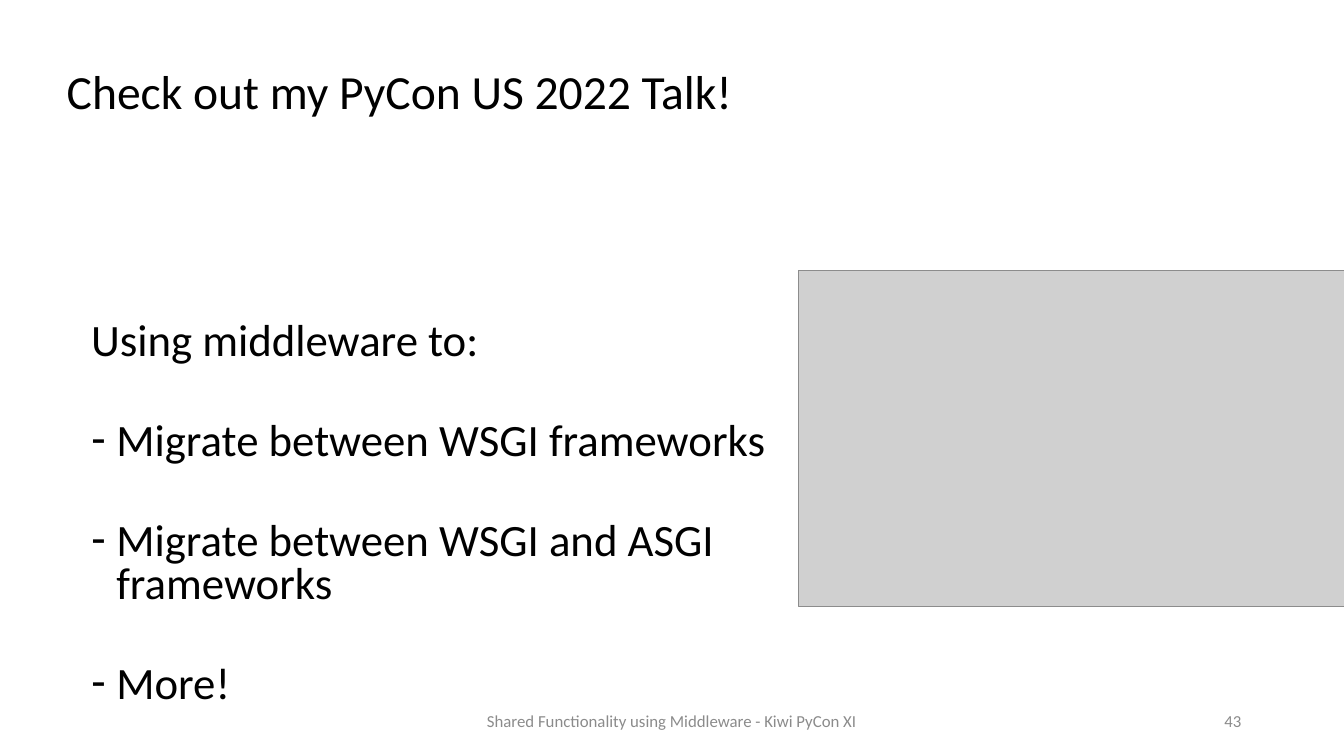
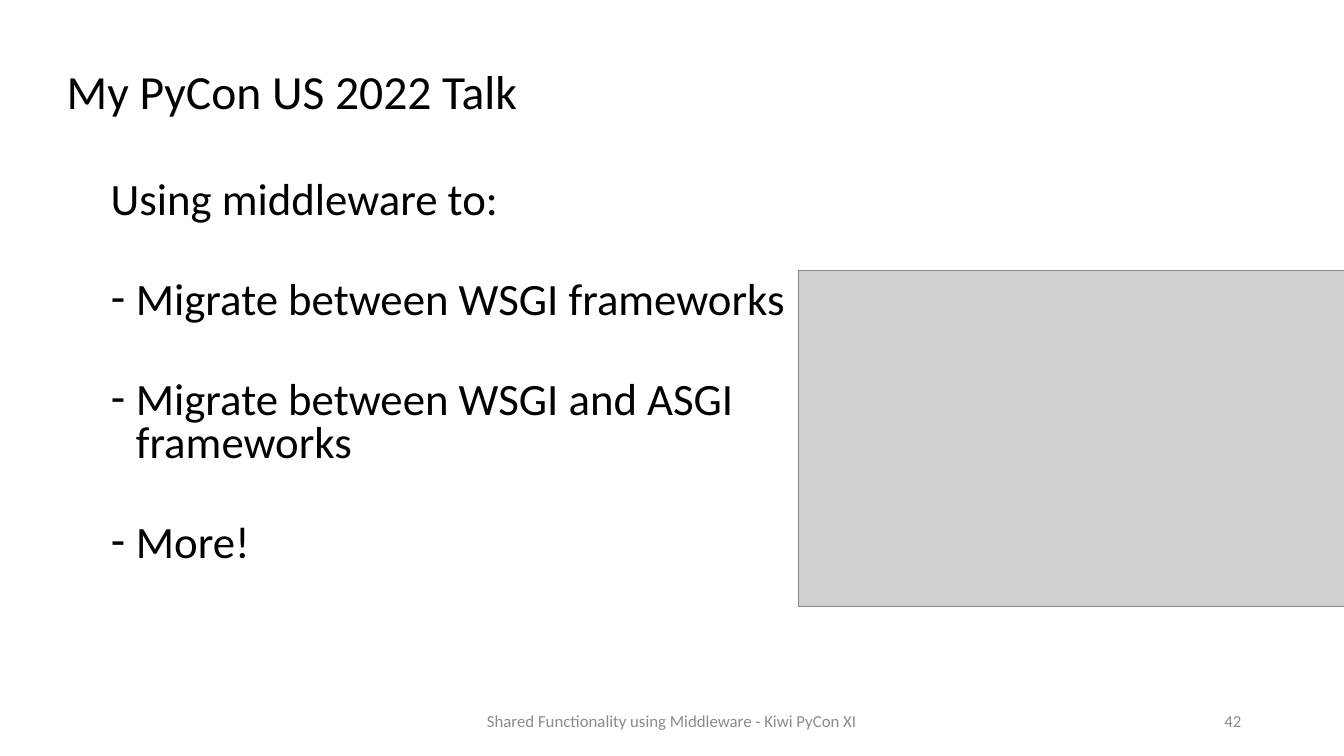
Before and after one commit to prod-python/kiwi-pycon-xi, a slide deck: slide 42 of slides.pptx (slide 43 before the commit). Drawn at 1344x756 pixels with LibreOffice and Linux fonts; fonts in the diff are those of the drawing; grey boxes stand for pictures. Boxes give left, top, right and bottom in pixels: in the first picture for what was removed or moved away, otherwise in the second. Text is boxed around its words. In the diff, an @@ line names an element or a change of style, - is before the commit and + after.

```diff
--- a/slides.pptx
+++ b/slides.pptx
@@ title at (67, 76, 517, 117): text changed @@
-Check out my PyCon US 2022 Talk!
+My PyCon US 2022 Talk
@@ text "Using middleware to:": place and size @@
-text "Using middleware to:" at (91, 325, 765, 700)
+text "Using middleware to:" at (111, 184, 785, 559)
@@ page number at (1224, 716, 1241, 727): text changed @@
-43
+42
```
Also in this commit, not shown: 11 other slides changed, 3 slides added, 4 slides removed, 2 other files.
